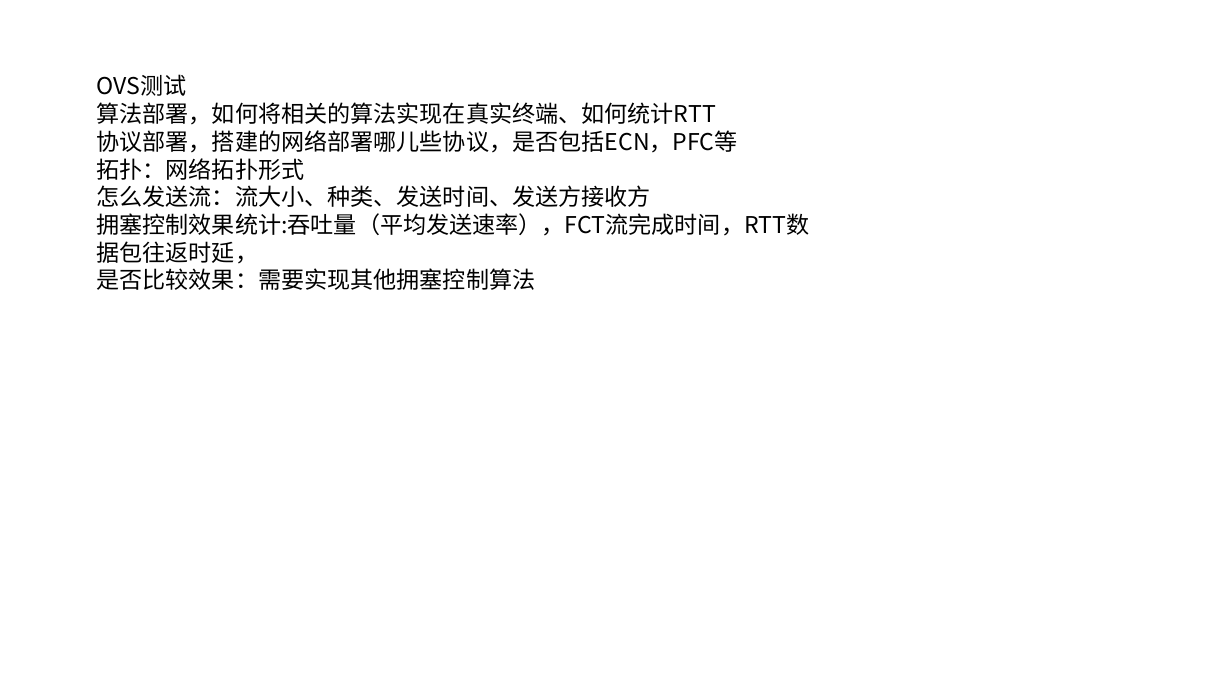
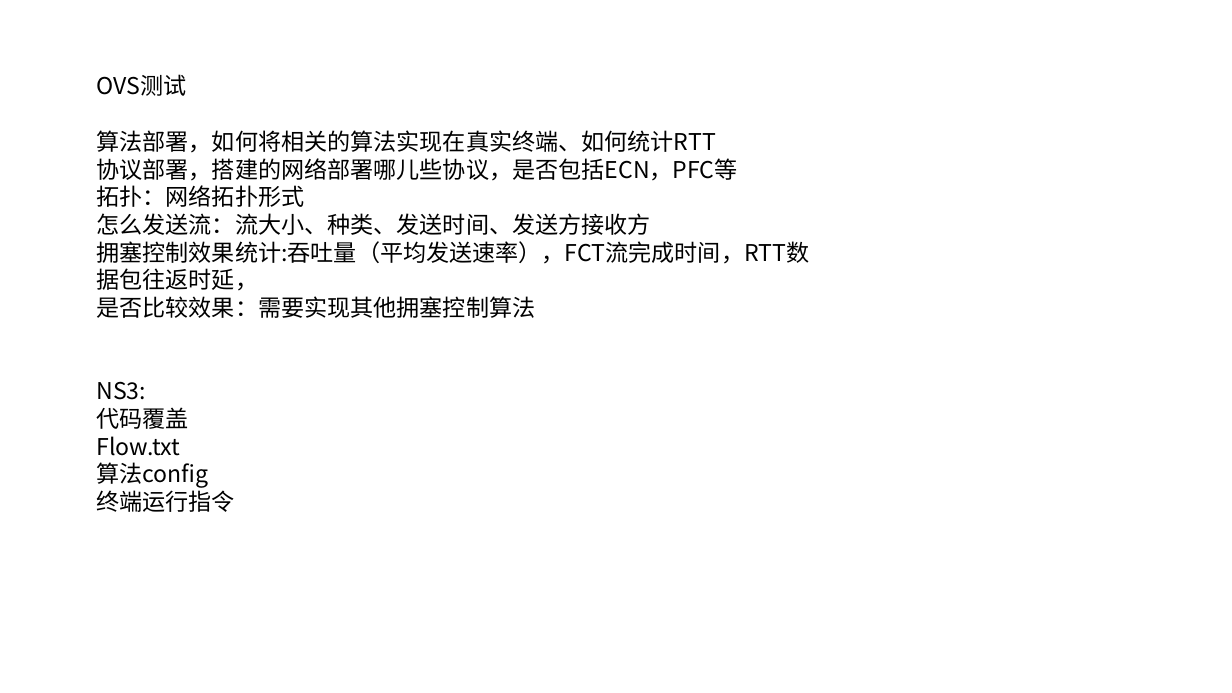
Before and after one commit to JinPeng-Zhang/DCN-LSTM_PID-congestion-control, a slide deck: slide 44 of paper/毕设思路 [自动保存的] [自动保存的].pptx (slide 43 before the commit). Drawn at 1232x693 pixels with LibreOffice and Linux fonts; fonts in the diff are those of the drawing. Boxes give left, top, right and bottom in pixels: in the first picture for what was removed or moved away, otherwise in the second. Text is boxed around its words. In the diff, an @@ line names an element or a change of style, - is before the commit and + after.

```diff
--- a/paper/毕设思路 [自动保存的] [自动保存的].pptx
+++ b/paper/毕设思路 [自动保存的] [自动保存的].pptx
@@ text at bbox=[96, 381, 235, 512]: paragraphs added @@
+NS3:
+代码覆盖
+Flow.txt
+算法config
+终端运行指令
```
Also in this commit, not shown: 1 slide added, 2 other files.
